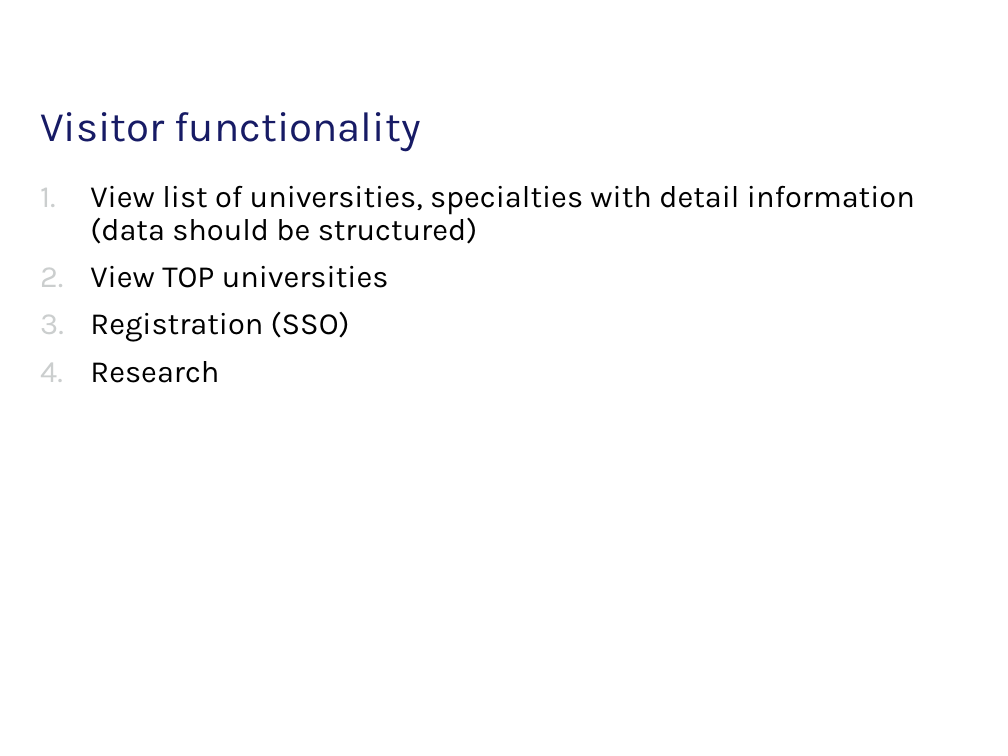
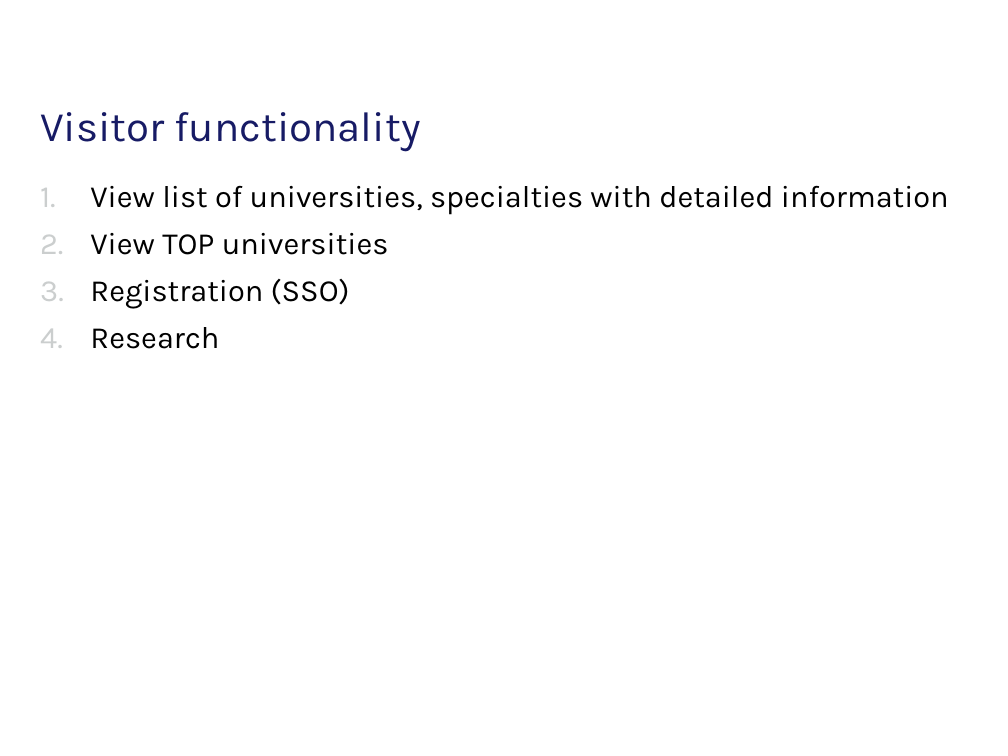
Before and after one commit to tarasiscom/Lv-273, a slide deck: slide 5 of prototypes/EPA.pptx. Drawn at 1008x756 pixels with LibreOffice and Linux fonts; fonts in the diff are those of the drawing; background and template pictures are left out. Boxes give left, top, right and bottom in pixels: in the first picture for what was removed or moved away, otherwise in the second. Text is boxed around its words. In the diff, an @@ line names an element or a change of style, - is before the commit and + after.

```diff
--- a/prototypes/EPA.pptx
+++ b/prototypes/EPA.pptx
@@ text at (x1=90, y1=185, x2=949, y2=214): text changed @@
-1. View list of universities, specialties with detail information (data should be structured)
+1. View list of universities, specialties with detailed information
```
Also in this commit, not shown: 3 other slides changed.
